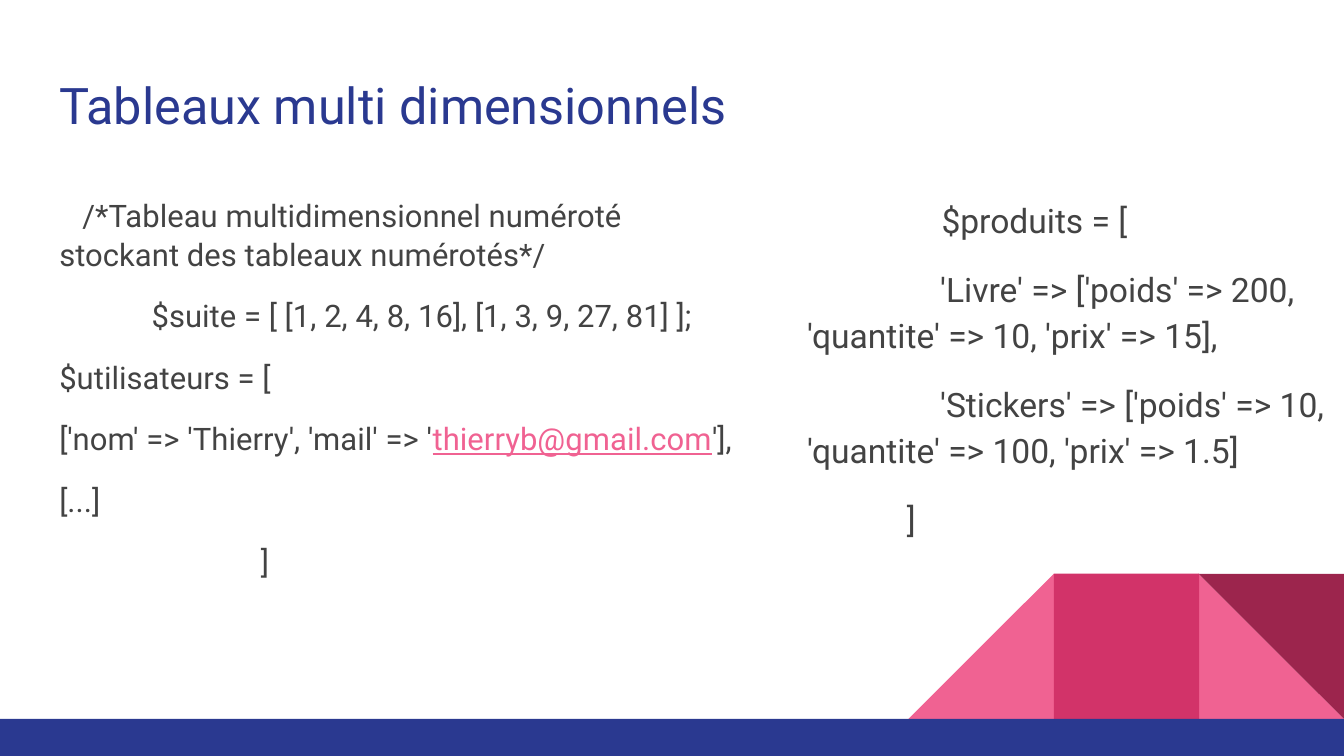
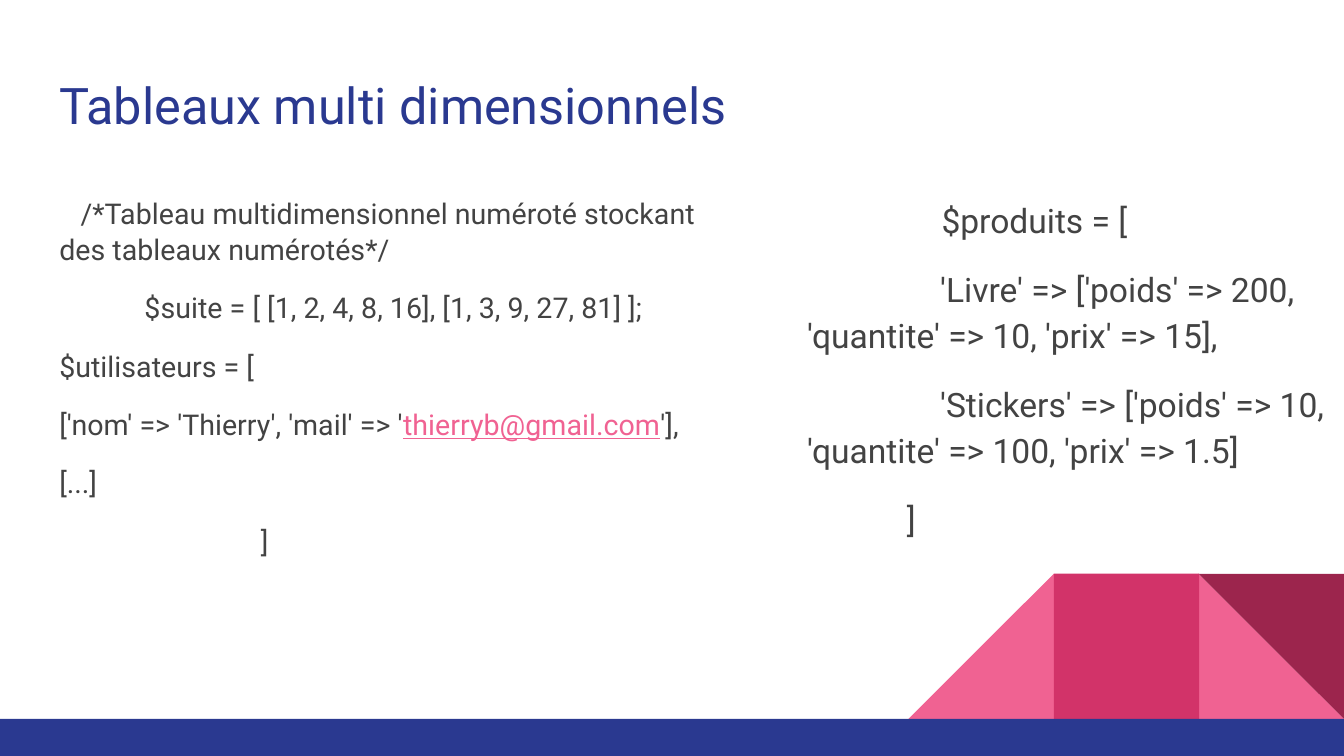
Before and after one commit to HiessSen/PHP, a slide deck: slide 16 of php_intro/BC1M3_-_Elements_de_langage_PHP.pptx. Drawn at 1344x756 pixels with LibreOffice and Linux fonts; fonts in the diff are those of the drawing. Boxes give left, top, right and bottom in pixels: in the first picture for what was removed or moved away, otherwise in the second. Text is boxed around its words. In the diff, an @@ line names an element or a change of style, - is before the commit and + after.

```diff
--- a/php_intro/BC1M3_-_Elements_de_langage_PHP.pptx
+++ b/php_intro/BC1M3_-_Elements_de_langage_PHP.pptx
@@ text "/*Tableau multidimensionnel numéroté stockant des ..." at bbox=[59, 202, 694, 442]: size 16.6 to 15.3 pt @@
```
Also in this commit, not shown: 7 other slides changed, 5 other files.
